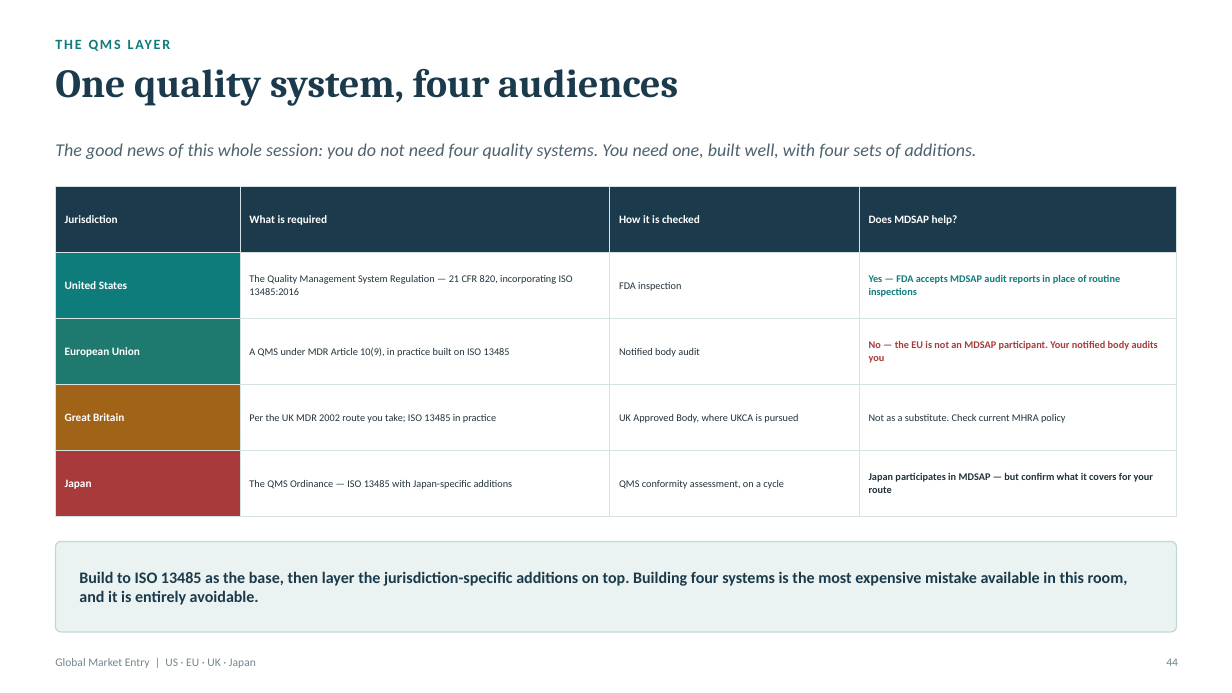
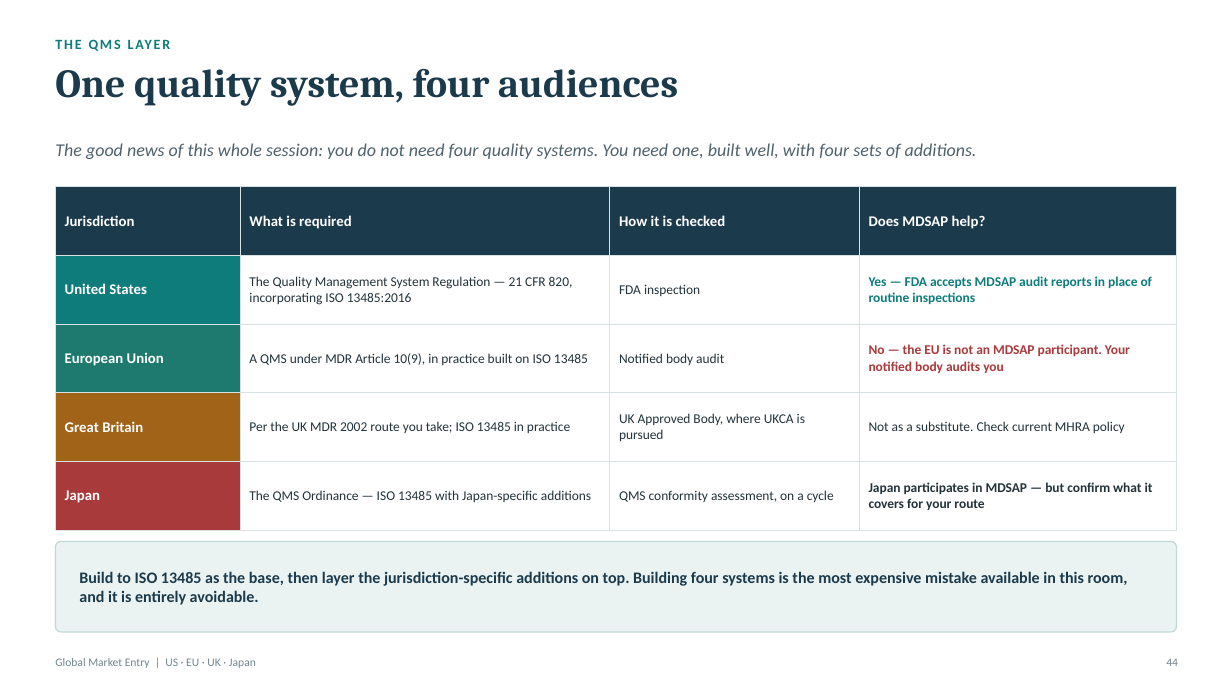
Before and after one commit to Jordantelder/my-website, a slide deck: slide 44 of seminars/global-market-entry/Global_Market_Entry_Seminar.pptx. Drawn at 1232x693 pixels with LibreOffice and Linux fonts; fonts in the diff are those of the drawing. Boxes give left, top, right and bottom in pixels: in the first picture for what was removed or moved away, otherwise in the second. Text is boxed around its words. In the diff, an @@ line names an element or a change of style, - is before the commit and + after.

```diff
--- a/seminars/global-market-entry/Global_Market_Entry_Seminar.pptx
+++ b/seminars/global-market-entry/Global_Market_Entry_Seminar.pptx
@@ table at bbox=[55, 187, 1177, 514] @@
@@ size 8.7 to 11.5 pt in "Jurisdiction", "What is required", "How it is checked", "Does MDSAP help?" and 4 more places @@
@@ size 8 to 10.5 pt in "The Quality Management System Regulation — 21 ...", "FDA inspection", "Yes — FDA accepts MDSAP audit reports ...", "A QMS under MDR Article 10(9), in ..." and 8 more places @@
```
Also in this commit, not shown: 11 other slides changed, 2 other files.
